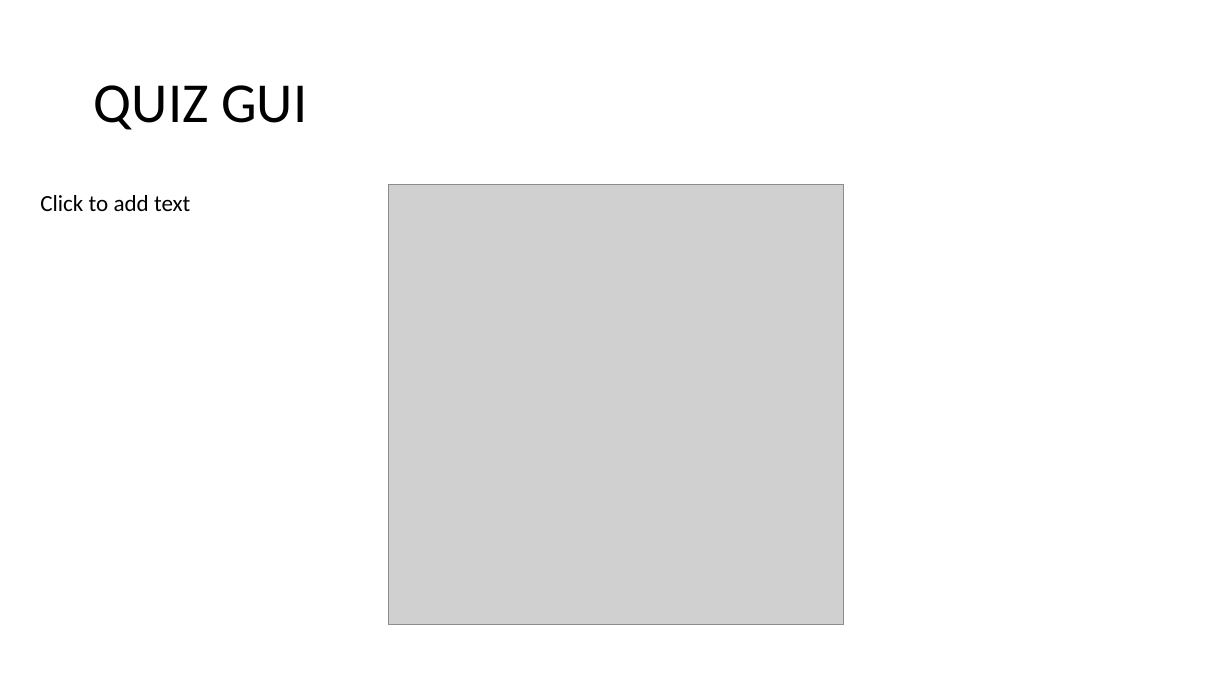
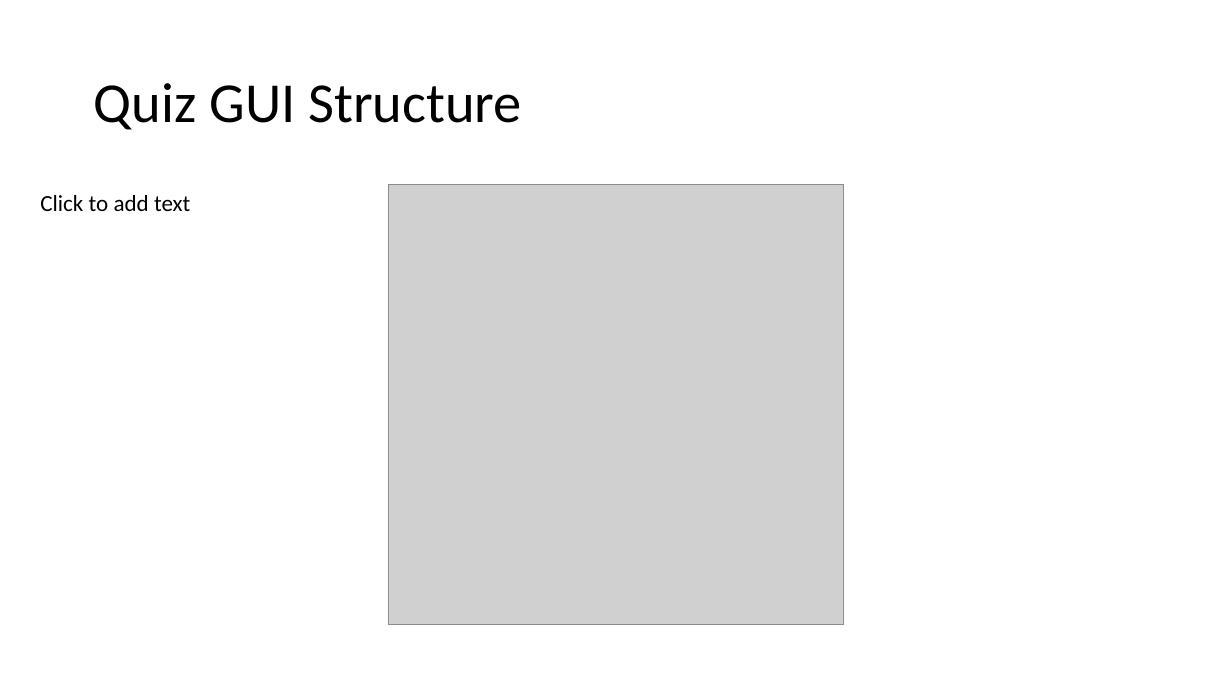
Before and after one commit to morrisj70800/01_Assesment, a slide deck: slide 2 of Programming Assesment.pptx. Drawn at 1232x693 pixels with LibreOffice and Linux fonts; fonts in the diff are those of the drawing; grey boxes stand for pictures. Boxes give left, top, right and bottom in pixels: in the first picture for what was removed or moved away, otherwise in the second. Text is boxed around its words. In the diff, an @@ line names an element or a change of style, - is before the commit and + after.

```diff
--- a/Programming Assesment.pptx
+++ b/Programming Assesment.pptx
@@ title at [94, 83, 522, 130]: text changed @@
-QUIZ GUI
+Quiz GUI Structure
```
Also in this commit, not shown: 4 other slides changed, 1 slide removed, 1 other file.
